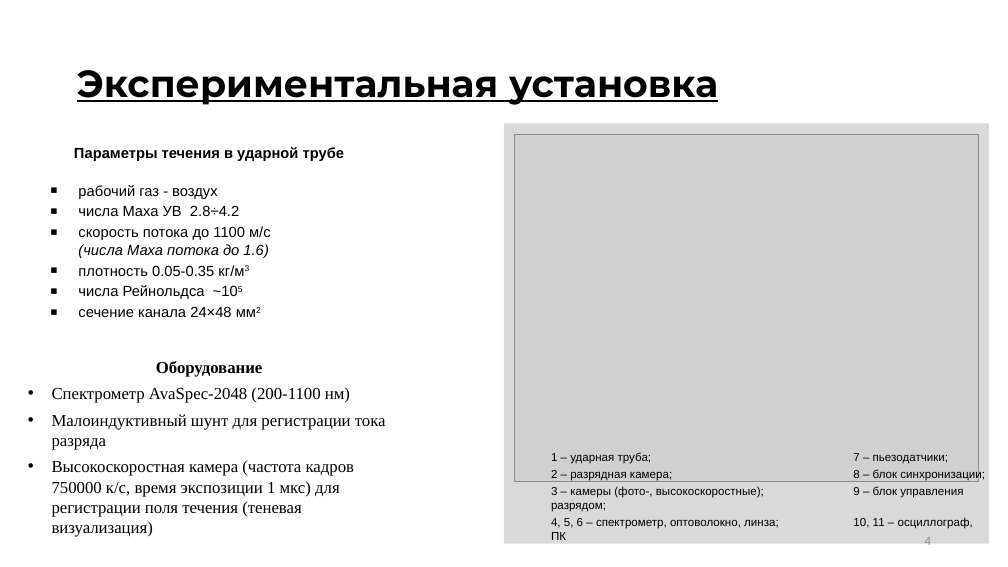
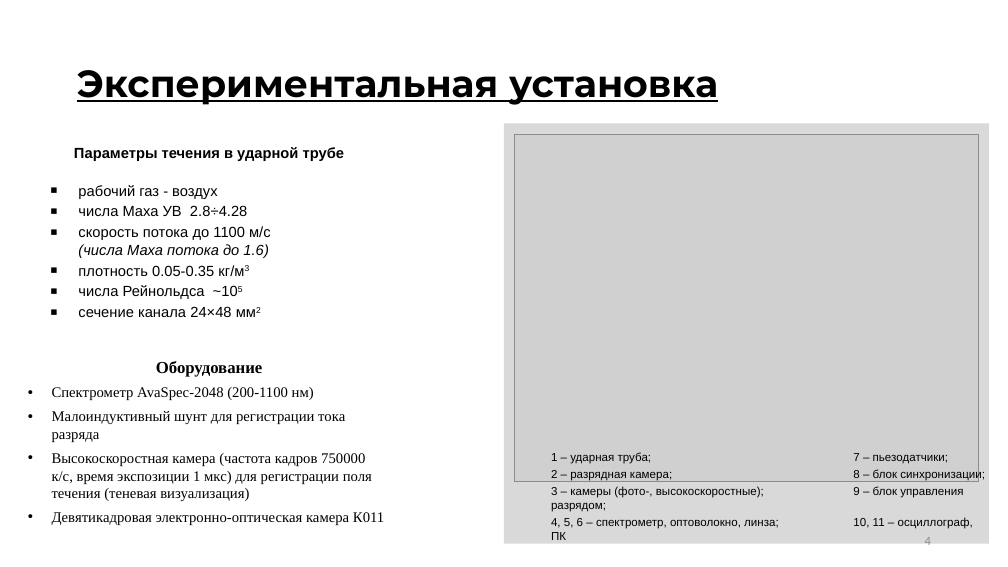
Before and after one commit to ulanich/msu, a slide deck: slide 4 of МАГ.ДИСС/предзащита.pptx. Drawn at 1008x567 pixels with LibreOffice and Linux fonts; fonts in the diff are those of the drawing; grey boxes stand for pictures. Boxes give left, top, right and bottom in pixels: in the first picture for what was removed or moved away, otherwise in the second. Text is boxed around its words. In the diff, an @@ line names an element or a change of style, - is before the commit and + after.

```diff
--- a/МАГ.ДИСС/предзащита.pptx
+++ b/МАГ.ДИСС/предзащита.pptx
@@ text at [78,205,247,216]: text changed @@
-▪ числа Маха УВ 2.8÷4.2
+▪ числа Маха УВ 2.8÷4.28
@@ text at [52,387,372,501]: size 16 to 14 pt in "Спектрометр AvaSpec-2048 (200-1100 нм)", "Малоиндуктивный шунт для регистрации тока разряда", "Высокоскоростная камера (частота кадров 750000 к/с, время ..." @@
@@ text at [52,512,384,525]: paragraph added @@
+• Девятикадровая электронно-оптическая камера К011
```
Also in this commit, not shown: 3 other slides changed, 4 slides added, 8 other files.
